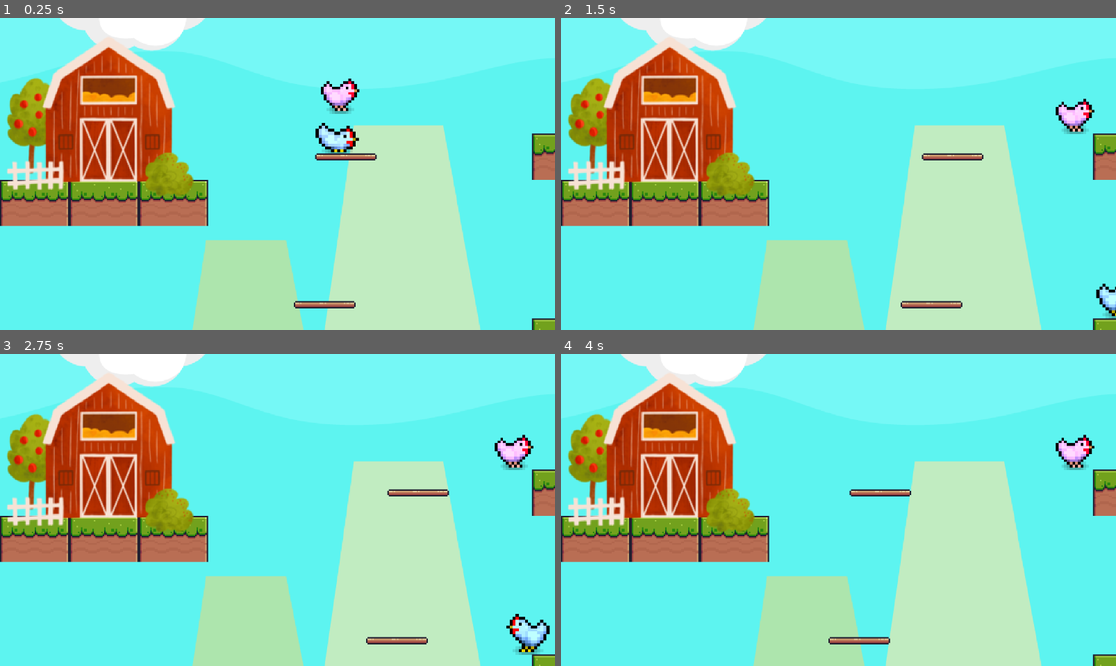
Above: before the commit, frames 1-4 (two rows, left to right).
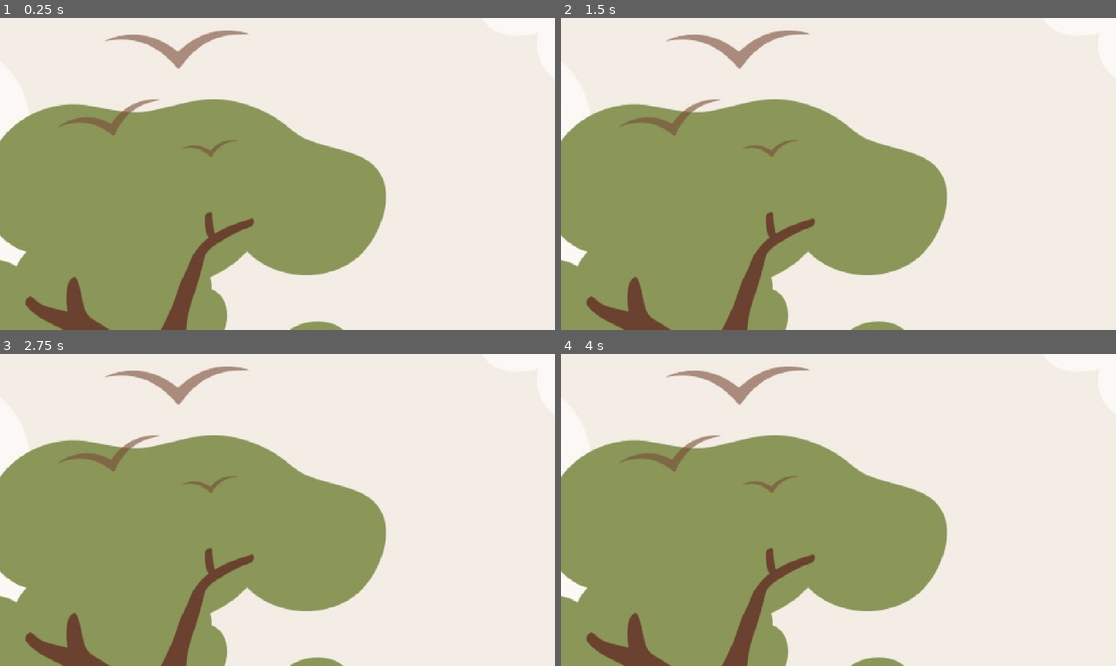
Above: after the commit, the same moments.

Repository: franstreicher/CISC-2DGame
Game: Godot game, scene res://intro_scene.tscn
The game is run twice, just before and just after one commit, with the same random seed, the same clock (stepped at 60 frames per second) and the same inputs. Before the commit the project starts from res://main scene.tscn.
Inputs:
- Up to frame 1 (0.25 s): no input
- Up to frame 2 (1.5 s): hold D (blue right) from 0.53 s (still down); tap W (blue jump) at 0.77 s
- Up to frame 3 (2.75 s): tap W (blue jump) at 1.52 s; release D (blue right) at 2.03 s; hold A (blue left) from 2.03 s (still down)
- Up to frame 4 (4 s): release A (blue left) at 2.78 s; hold D (blue right) from 2.78 s (still down); tap W (blue jump) at 3.02, 3.77 s

The runs differ from the first frame. In frame 1, 99% of the frame differs, in the area x 0-100%, y 0-100%; in frame 2, 99%; in frame 3, 99%; in frame 4, 99%.

Commit message:
intro work

Diff:
--- /dev/null
+++ b/intro_scene.gd
@@ -0,0 +1,6 @@
+extends Node2D
+
+
+
+func _on_startbutton_pressed():
+	get_tree().change_scene_to_file("res://main scene.tscn")
--- a/intro_scene.tscn
+++ b/intro_scene.tscn
@@ -1,10 +1,14 @@
-[gd_scene load_steps=3 format=3 uid="uid://dhcqclq1djy3n"]
+[gd_scene load_steps=6 format=3 uid="uid://dhcqclq1djy3n"]
 
 [ext_resource type="Texture2D" uid="uid://cteacgjxardoc" path="res://Intro Page 1.jpg" id="1_kq7nx"]
+[ext_resource type="Script" path="res://intro_scene.gd" id="1_n4xr3"]
+[ext_resource type="Texture2D" uid="uid://b3po5h3nsv1oy" path="res://PlayButton_2.png" id="3_cqqgt"]
+[ext_resource type="Texture2D" uid="uid://s43mcvpa6kbf" path="res://coop crusade.png" id="4_o2tue"]
 
 [sub_resource type="Theme" id="Theme_v5fjx"]
 
 [node name="intro scene" type="Node2D"]
+script = ExtResource("1_n4xr3")
 
 [node name="IntroPage1" type="Sprite2D" parent="."]
 texture_filter = 1
@@ -12,9 +16,19 @@
 scale = Vector2(2.08056, 2.26947)
 texture = ExtResource("1_kq7nx")
 
-[node name="Button" type="TextureButton" parent="."]
-offset_left = 1701.0
-offset_top = 1436.0
-offset_right = 2375.0
-offset_bottom = 1599.0
+[node name="startbutton" type="TextureButton" parent="."]
+texture_filter = 1
+offset_left = 1773.0
+offset_top = 1264.0
+offset_right = 2273.0
+offset_bottom = 1580.0
 theme = SubResource("Theme_v5fjx")
+texture_normal = ExtResource("3_cqqgt")
+stretch_mode = 0
+
+[node name="CoopCrusade" type="Sprite2D" parent="."]
+position = Vector2(1996, 336)
+scale = Vector2(1.52088, 1.60135)
+texture = ExtResource("4_o2tue")
+
+[connection signal="pressed" from="startbutton" to="." method="_on_startbutton_pressed"]
--- a/main scene.tscn
+++ b/main scene.tscn
@@ -805,10 +805,10 @@
 metadata/_edit_lock_ = true
 
 [node name="pinkchicken" parent="." instance=ExtResource("4_bh2v0")]
-position = Vector2(507, -1427)
+position = Vector2(-79, 41)
 
 [node name="bluechicken" parent="." instance=ExtResource("5_72ip0")]
-position = Vector2(615, 190)
+position = Vector2(142, 1589)
 
 [node name="moving platform" parent="." instance=ExtResource("6_23hu1")]
 position = Vector2(609, 595)
--- a/project.godot
+++ b/project.godot
@@ -11,7 +11,7 @@
 [application]
 
 config/name="CISC 2D Game"
-run/main_scene="res://main scene.tscn"
+run/main_scene="res://intro_scene.tscn"
 config/features=PackedStringArray("4.2", "Forward Plus")
 config/icon="res://icon.svg"
 
Binary file removed: @Button Rect press.png
Binary file removed: @Button Rect.png
Binary file added: PlayButton_2.png
Not shown, changed: PlayButton_2.png.import
Binary file added: coop crusade.png
Not shown, changed: coop crusade.png.import
